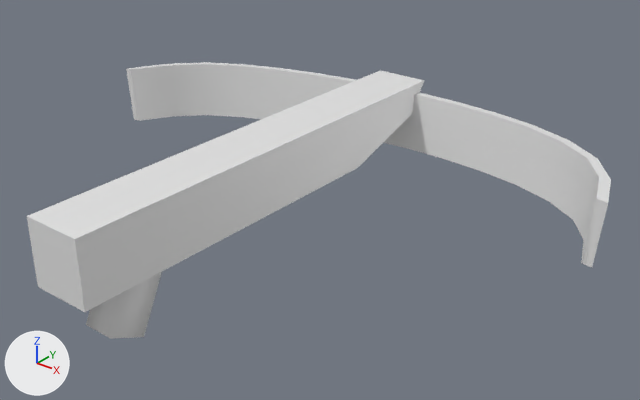
Renders of the Blender file Assets/Art/Models/Crossbow.blend from each side of a commit.
Camera for both pictures: a 50 mm lens placed at (2.79, -3.02, 1.63), pointed at (0.24, 0.16, -0.34). Every picture has the same lights, and +X, +Y and +Z are marked at lower left.
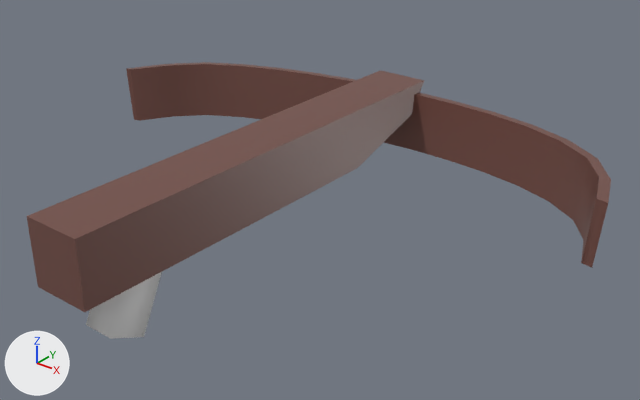
Pixel boxes (x1, y1, x2, y2) of what changed, in the pictures (640 x 400 px):
'Cube', surface changed (white to brown): (27, 70, 424, 312) in both
'Cube.001', surface changed (grey to brown): (126, 62, 611, 267) in both

Patch to the scene script:
```diff
--- a/Assets/Art/Models/Crossbow.blend.py
+++ b/Assets/Art/Models/Crossbow.blend.py
@@ img_crossbowuv_png @@
+img_crossbowuv_png = load_image('CrossbowUV.png', '../Textures/CrossbowUV.png', 992, 32, 'sRGB')
@@ mat_material @@
 mat_material = principled_material('Material')
-mat_material.base_color = (0.8, 0.8, 0.8)  # white #e7e7e7
+mat_material.texture = img_crossbowuv_png
 mat_material.roughness = 0.4
@@ me_cube @@
 me_cube.from_pydata(...)  # 16 vertices, 14 faces; spans x -1.0..1.0, y -1.0..1.0, z -1.0..1.0
 # used by ob_cube; location = (0.0, 0.0, -0.172); scale = (0.157, 1.25, 0.168)
+# me_cube part 1: texture (UV) coordinates of 14 of 14 faces, centred in x -1.0..1.0, y -1.0..0.95, z -1.0..1.0, changed; they spanned u 0.12..0.88, v 0.0..1.0 and now span u 0.21..0.21, v 0.59..0.6
 me_cube.materials.append(mat_material)
@@ me_cube_001 @@
 me_cube_001.from_pydata(...)  # 64 vertices, 62 faces; spans x -56.9..59.5, y -1.0..-0.6, z -1.6..1.9
 # used by ob_cube_001; location = (0.013, 2.264, -0.255); rotation_euler = (0.0, -0.0798, 0.0), in degrees (0, -4.6, 0); scale = (0.0268, 1.82, 0.168)
+# me_cube_001 part 2: texture (UV) coordinates of 62 of 62 faces, centred in x -55.9..57.5, y -1.0..-0.6, z -1.5..1.8, changed; they spanned u 0.12..0.88, v 0.0..1.0 and now span u 0.21..0.21, v 0.59..0.59
 me_cube_001.materials.append(mat_material)
```
